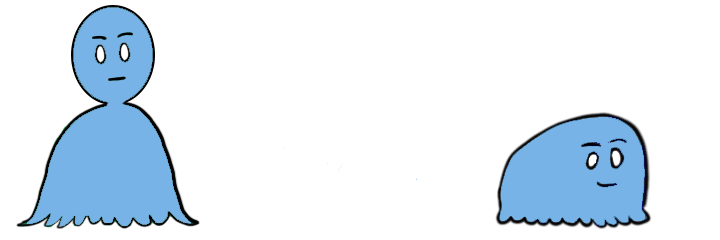
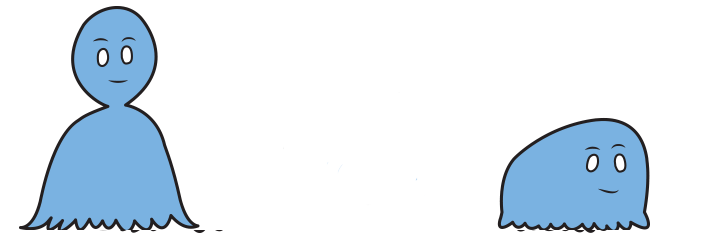
Layers edited between the first and the second 720x240 image:
renamed "Layer 3" to "Layer 4", painted on it over [16,5,650,233]
removed layer "Layer 1" over [495,111,652,230]
